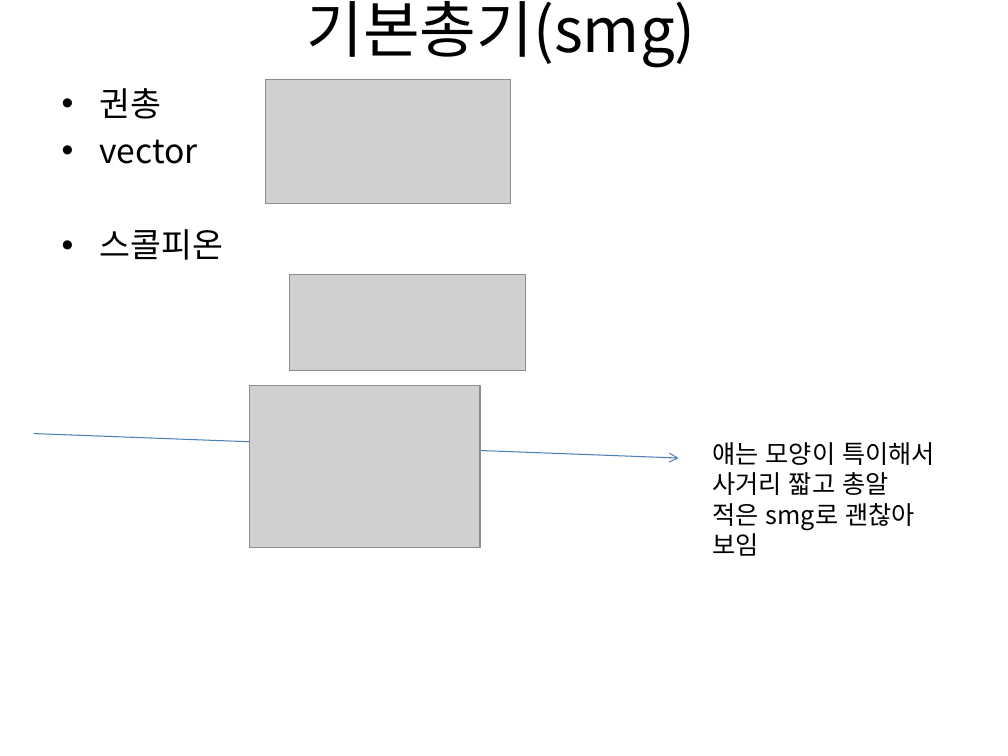
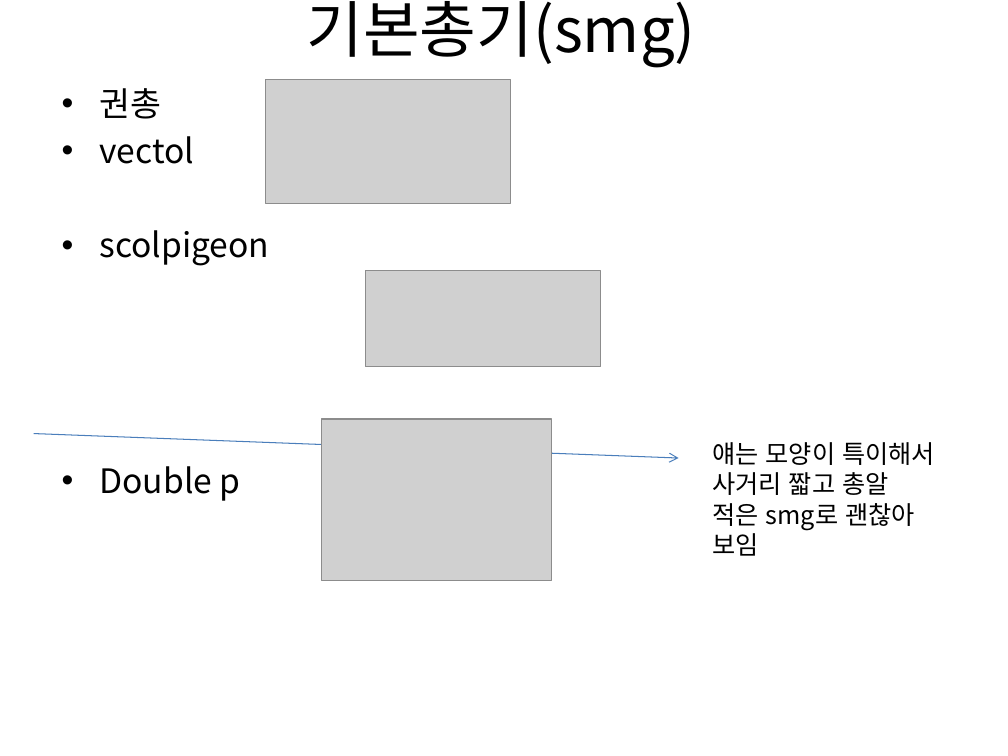
Before and after one commit to gkdlgndpdu/EscapeJail, a slide deck: slide 39 of EscapeJail/Assets/기획/스테이지1기획.pptx. Drawn at 1008x756 pixels with LibreOffice and Linux fonts; fonts in the diff are those of the drawing; grey boxes stand for pictures. Boxes give left, top, right and bottom in pixels: in the first picture for what was removed or moved away, otherwise in the second. Text is boxed around its words. In the diff, an @@ line names an element or a change of style, - is before the commit and + after.

```diff
--- a/EscapeJail/Assets/기획/스테이지1기획.pptx
+++ b/EscapeJail/Assets/기획/스테이지1기획.pptx
@@ text at (99,136,269,501): text changed @@
-• vector
-• 스콜피온
+• vectol
+• scolpigeon
+• Double p
@@ picture: place and size @@
-picture at (289,275,525,371)
+picture at (365,271,601,367)
@@ picture: place and size @@
-picture at (250,386,480,547)
+picture at (322,419,551,581)
```
Also in this commit, not shown: 12 other slides changed, 34 other files.
